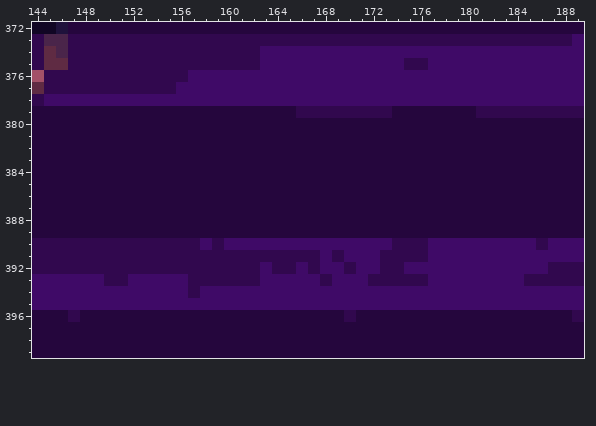
File history of a pixel-art file, ArtSource/MenuUI/native/Hall.aseprite. Above is the file before it was changed.
360x640 pixels, 1 frame. Shown: x 144..189, y 372..399. The commit also changed other parts of the picture, which this record leaves out.
Once edited:
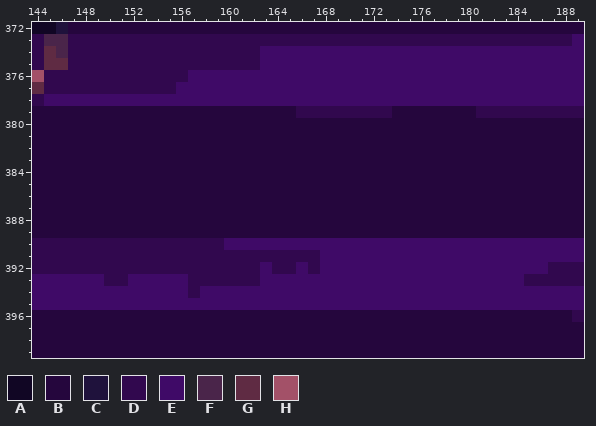
Palette (. is transparent): A #110624  B #25063d  C #1f123c  D #31084e  E #3f0a67  F #4a254a  G #5f2b43  H #a35168
Change:
{"y":375,"x":175,"old":"DD","new":"EE"}
{"y":390,"x":158,"old":"E","new":"D"}
{"y":390,"x":174,"old":"DDD","new":"EEE"}
{"y":390,"x":186,"old":"D","new":"E"}
{"y":391,"x":169,"old":"D","new":"E"}
{"y":391,"x":173,"old":"DDDD","new":"EEEE"}
{"y":392,"x":170,"old":"D","new":"E"}
{"y":392,"x":173,"old":"DD","new":"EE"}
{"y":393,"x":168,"old":"D","new":"E"}
{"y":393,"x":172,"old":"DDDDD","new":"EEEEE"}
{"y":396,"x":147,"old":"D","new":"B"}
{"y":396,"x":170,"old":"D","new":"B"}
{"label":"changed","picture_box":[404,58,428,70]}
{"label":"changed","picture_box":[200,238,212,250]}
{"label":"changed","picture_box":[320,238,428,322]}
{"label":"changed","picture_box":[536,238,548,250]}
{"label":"changed","picture_box":[68,310,80,322]}
